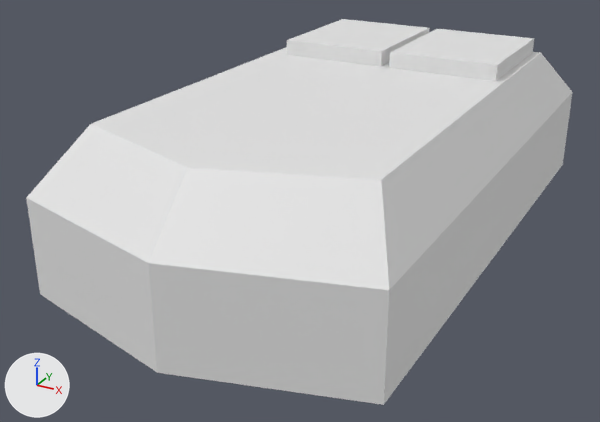
Two versions of the FBX model Assets/Models/Furnitures/Mouse.fbx, one commit apart.
One viewpoint serves both versions: a camera (50 mm lens) standing at (11.632, 1.85, 2.309) and looking at (11.384, 2.3, 2.084). Every picture has the same lights, and +X, +Y and +Z are marked at lower left. Where no turn or scale is listed for an object, it has been applied to the vertices.

Names of what the first picture shows: 'Mouse'.
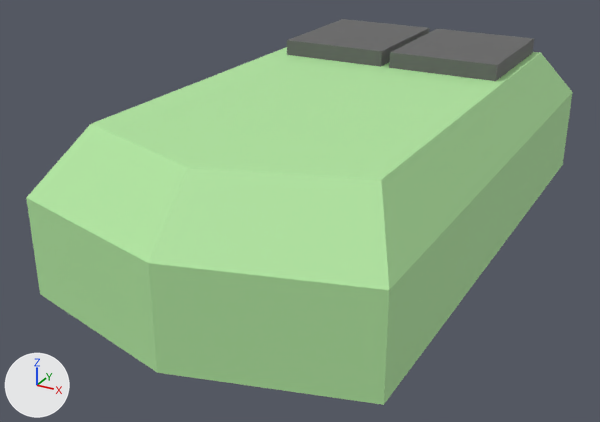
Changed parts and their boxes [x1, y1, x2, y2] in the pictures (600 x 422 px):
part 1 of me_cube_012, recoloured (white to green): [26, 47, 573, 405] in both
part 2 of me_cube_012, recoloured (white to grey): [287, 19, 534, 81] in both

The change, as a list of edits to the scene's bpy script:
```text
Add mat_accesable_green:
    mat_accesable_green = principled_material('Accesable green')
    mat_accesable_green.base_color = (0.446, 0.8, 0.356)  # green #b2e7a1
    mat_accesable_green.roughness = 0.69
Add mat_soft_grey:
    mat_soft_grey = principled_material('Soft grey')
    mat_soft_grey.base_color = (0.133, 0.133, 0.133)  # dark grey #666666
    mat_soft_grey.roughness = 0.69
Change me_cube_012:
    where me_cube_012.from_pydata(...)  # 34 vertices, 28 faces; spans x -0.111..0.111, y -0.217..0.186, z -0.031..0.079
    used by ob_mouse; location = (11.3982, 2.3415, 2.0964)
    me_cube_012 part 1: all 16 faces that had it switch from mat_material_004 (white #e7e7e7) to mat_accesable_green (green #b2e7a1)
    me_cube_012 part 2: all 12 faces that had it switch from mat_material_002 (white #e7e7e7) to mat_soft_grey (dark grey #666666)
```
